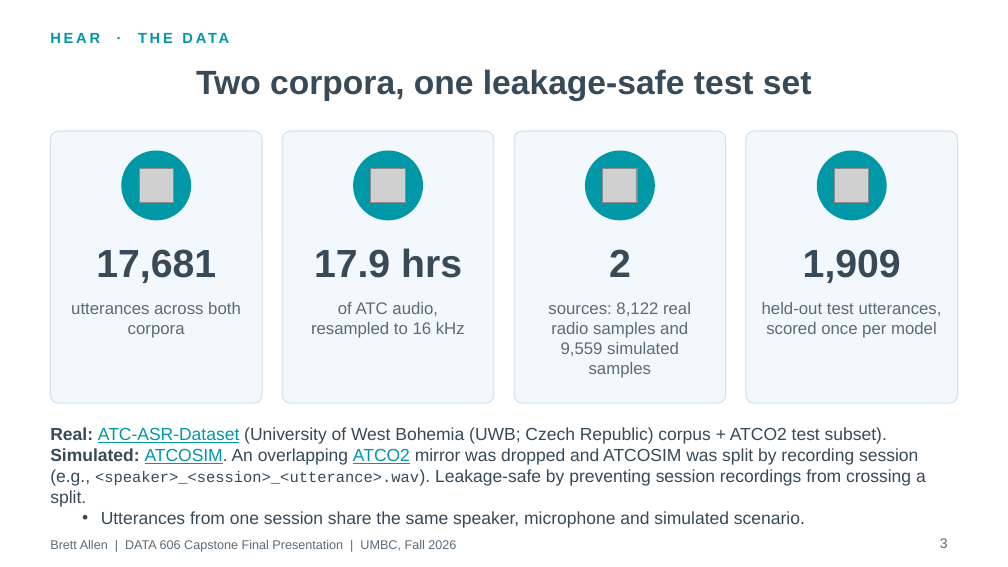
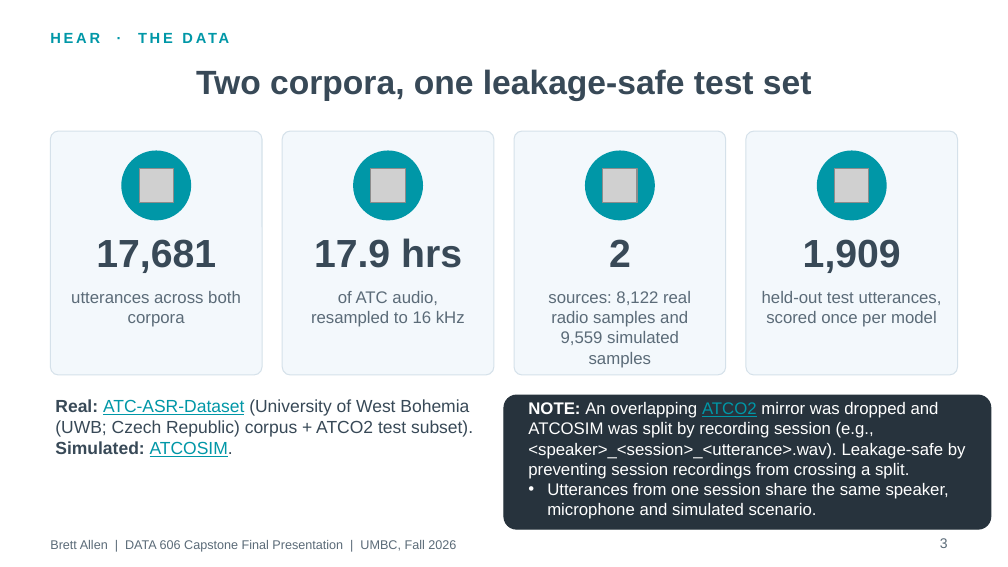
Before and after one commit to BrettFX/UMBC-DATA606-Capstone, a slide deck: slide 3 of docs/Allen_DATA_606_Capstone_Final.pptx. Drawn at 1008x567 pixels with LibreOffice and Linux fonts; fonts in the diff are those of the drawing; grey boxes stand for pictures. Boxes give left, top, right and bottom in pixels: in the first picture for what was removed or moved away, otherwise in the second. Text is boxed around its words. In the diff, an @@ line names an element or a change of style, - is before the commit and + after.

```diff
--- a/docs/Allen_DATA_606_Capstone_Final.pptx
+++ b/docs/Allen_DATA_606_Capstone_Final.pptx
@@ rounded rectangle: place and size @@
-rounded rectangle at box(50, 131, 262, 403)
+rounded rectangle at box(50, 131, 262, 375)
@@ rounded rectangle: place and size @@
-rounded rectangle at box(282, 131, 494, 403)
+rounded rectangle at box(282, 131, 494, 375)
@@ rounded rectangle: place and size @@
-rounded rectangle at box(514, 131, 726, 403)
+rounded rectangle at box(514, 131, 726, 375)
@@ rounded rectangle: place and size @@
-rounded rectangle at box(746, 131, 958, 403)
+rounded rectangle at box(746, 131, 958, 375)
@@ text "sources: 8,122 real radio samples ...": place and size @@
-text "sources: 8,122 real radio samples ..." at box(548, 302, 691, 378)
+text "sources: 8,122 real radio samples ..." at box(548, 291, 691, 368)
@@ 7 texts: place and size @@
-7 texts at box(71, 248, 942, 338)
+7 texts at box(71, 238, 942, 327)
@@ text "Real: ATC-ASR-Dataset (University of West ...": place and size @@
-text "Real: ATC-ASR-Dataset (University of West ..." at box(50, 427, 926, 528)
+text "Real: ATC-ASR-Dataset (University of West ..." at box(55, 399, 473, 457)
@@ rounded rectangle added at box(504, 395, 991, 529), fill #27333D, outline #27333D 0.75 pt @@
@@ text added at box(528, 402, 966, 519), 12 pt, text #FFFFFF @@
+NOTE: An overlapping ATCO2 mirror was dropped and ATCOSIM was split by recording session (e.g., <speaker>_<session>_<utterance>.wav). Leakage-safe by preventing session recordings from crossing a split.
+• Utterances from one session share the same speaker, microphone and simulated scenario.
@@ text at box(55, 441, 233, 457): text changed; bold on @@
-Simulated: ATCOSIM. An overlapping ATCO2 mirror was dropped and ATCOSIM was split by recording session (e.g., <speaker>_<session>_<utterance>.wav). Leakage-safe by preventing session recordings from crossing a split.
-• Utterances from one session share the same speaker, microphone and simulated scenario.
+Simulated: ATCOSIM.
```
Also in this commit, not shown: 2 other slides changed, 2 other files.
